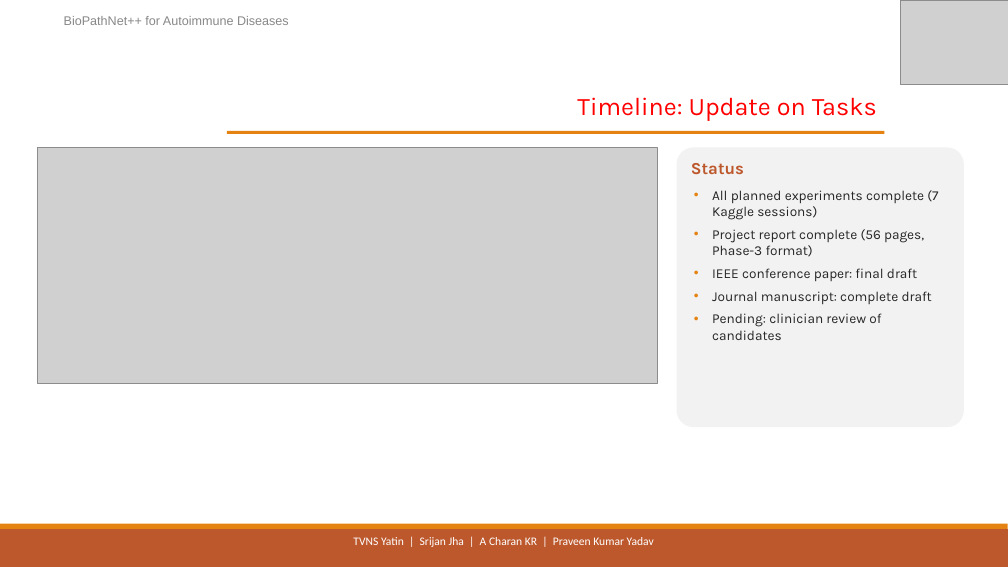
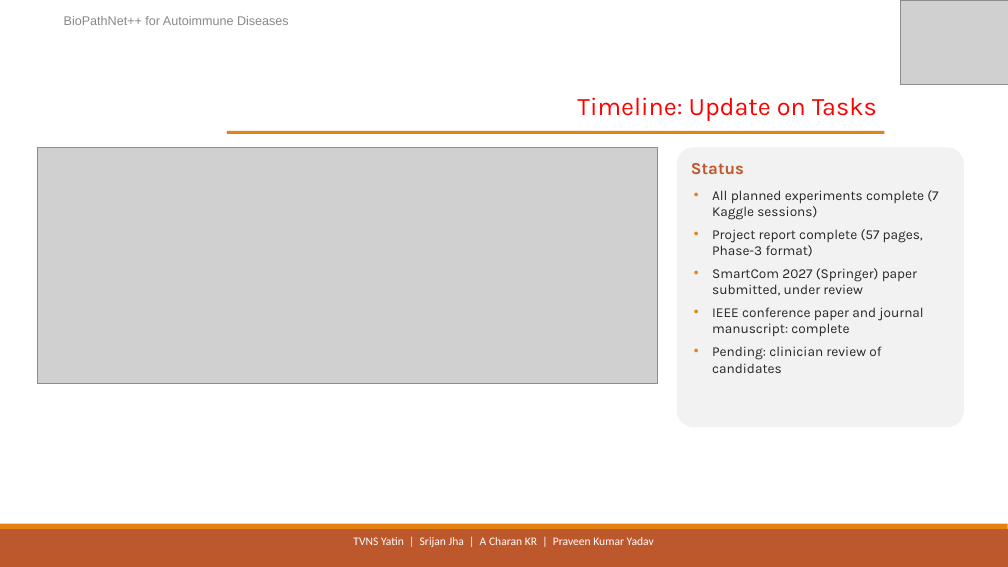
Before and after one commit to SaiYatin/Capstone_Drug_Repurposing_Project, a slide deck: slide 22 of outputs/capstone_review3/BioPathNet++_Review3.pptx (slide 18 before the commit). Drawn at 1008x567 pixels with LibreOffice and Linux fonts; fonts in the diff are those of the drawing; grey boxes stand for pictures. Boxes give left, top, right and bottom in pixels: in the first picture for what was removed or moved away, otherwise in the second. Text is boxed around its words. In the diff, an @@ line names an element or a change of style, - is before the commit and + after.

```diff
--- a/outputs/capstone_review3/BioPathNet++_Review3.pptx
+++ b/outputs/capstone_review3/BioPathNet++_Review3.pptx
@@ text at (x1=712, y1=229, x2=923, y2=337): text changed @@
-• Project report complete (56 pages, Phase-3 format)
-• IEEE conference paper: final draft
-• Journal manuscript: complete draft
+• Project report complete (57 pages, Phase-3 format)
+• SmartCom 2027 (Springer) paper submitted, under review
+• IEEE conference paper and journal manuscript: complete
```
Also in this commit, not shown: 5 other slides changed, 5 slides added, 1 slide removed, 3 other files.
